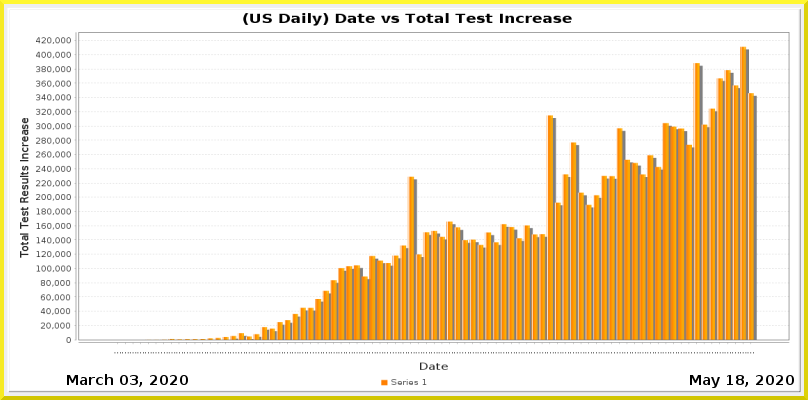
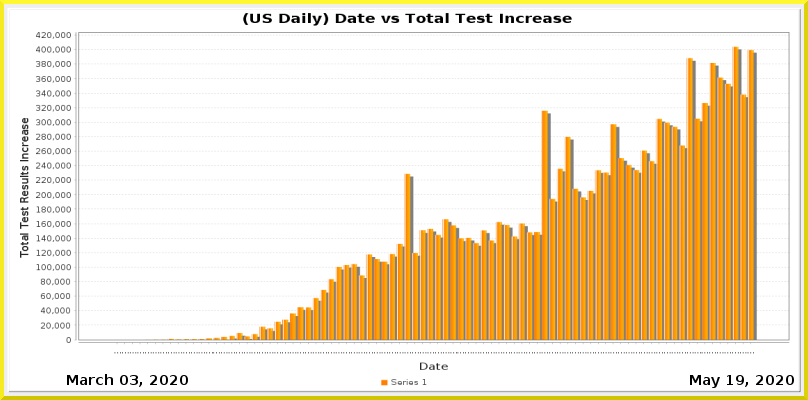
Before/after of a 808x400 layered artwork. What changed in the layer stack:
painted on "Current Date" over left=736, top=375, right=744, bottom=385
painted on "Date_vs_TestIncrease.png" over left=36, top=32, right=790, bottom=354
